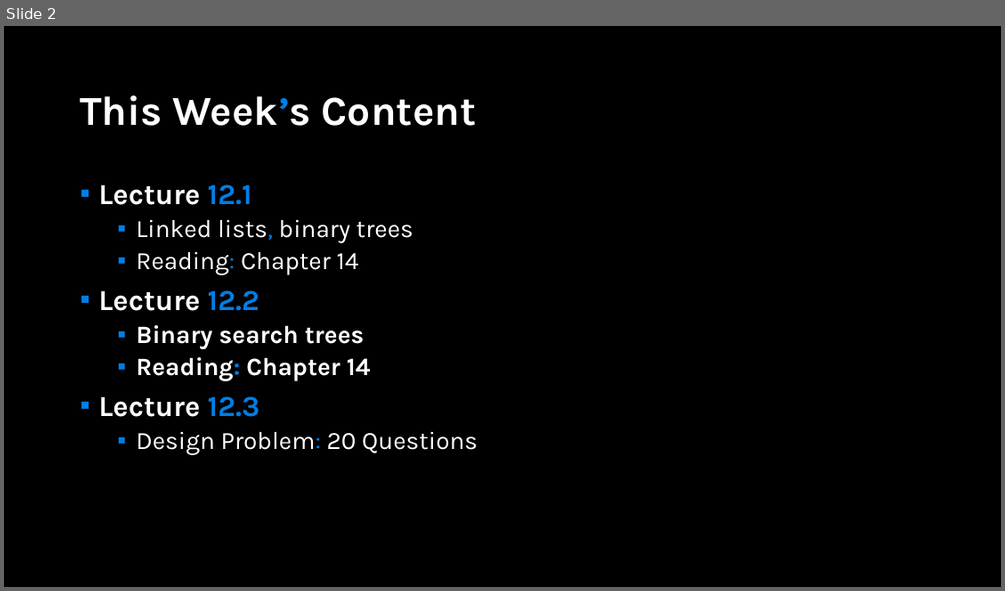
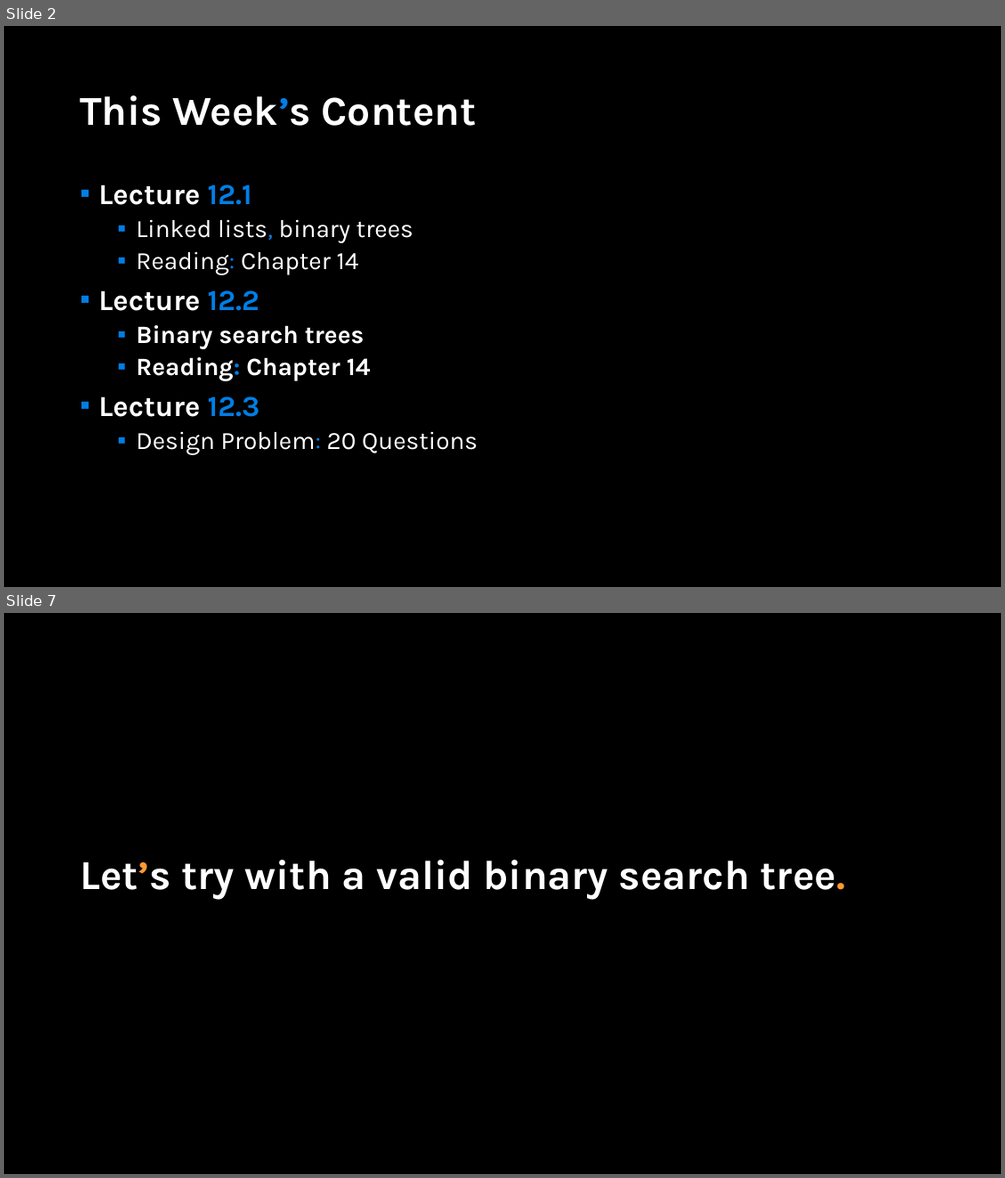
Before and after one commit to APS106/APS106-winter-2022-material, a slide deck: lectures/week12/lecture2/slides/week12_lecture2.pptx. Shown one above the other, each under a label of ours: slide 2 before the commit, slides 2 and 7 after it; the slides between them are not shown. The pictures are 1005x591 and 1005x1178 pixels, drawn with LibreOffice and Linux fonts; fonts in the diff are those of the drawing; background and template pictures are left out. Boxes give left, top, right and bottom in pixels: in the first picture for what was removed or moved away, otherwise in the second. Text is boxed around its words. In the diff, an @@ line names an element or a change of style, - is before the commit and + after.

```diff
--- a/lectures/week12/lecture2/slides/week12_lecture2.pptx
+++ b/lectures/week12/lecture2/slides/week12_lecture2.pptx
@@ slide 7 added at (4, 613, 1001, 1174), background picture (left out) @@
@@ title added at (80, 860, 846, 899), 39.6 pt, text #FFFFFF, bold @@
+Let’s try with a valid binary search tree.
```
Also in this commit, not shown: 90 other slides added, 4 other files.
